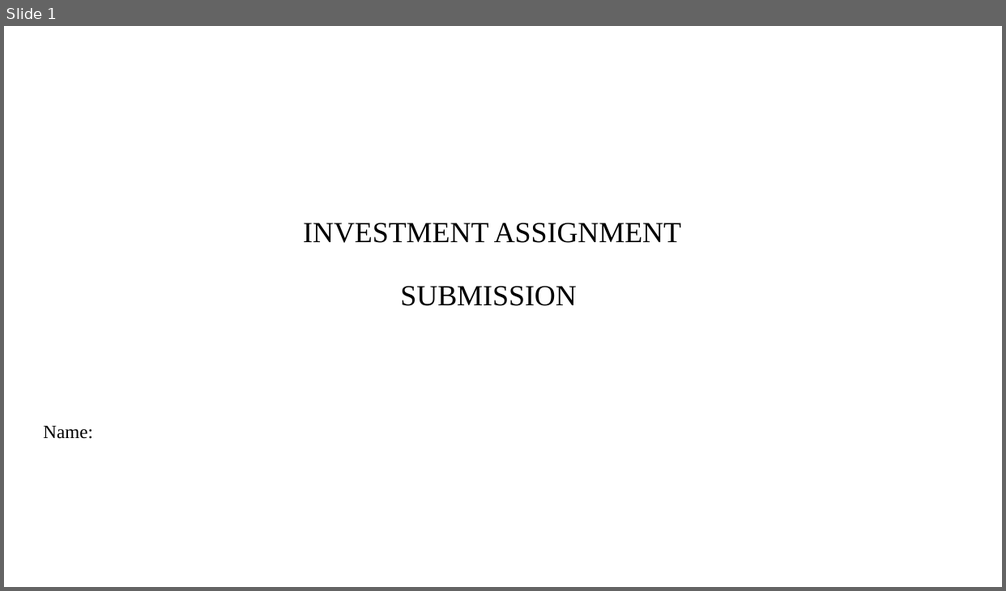
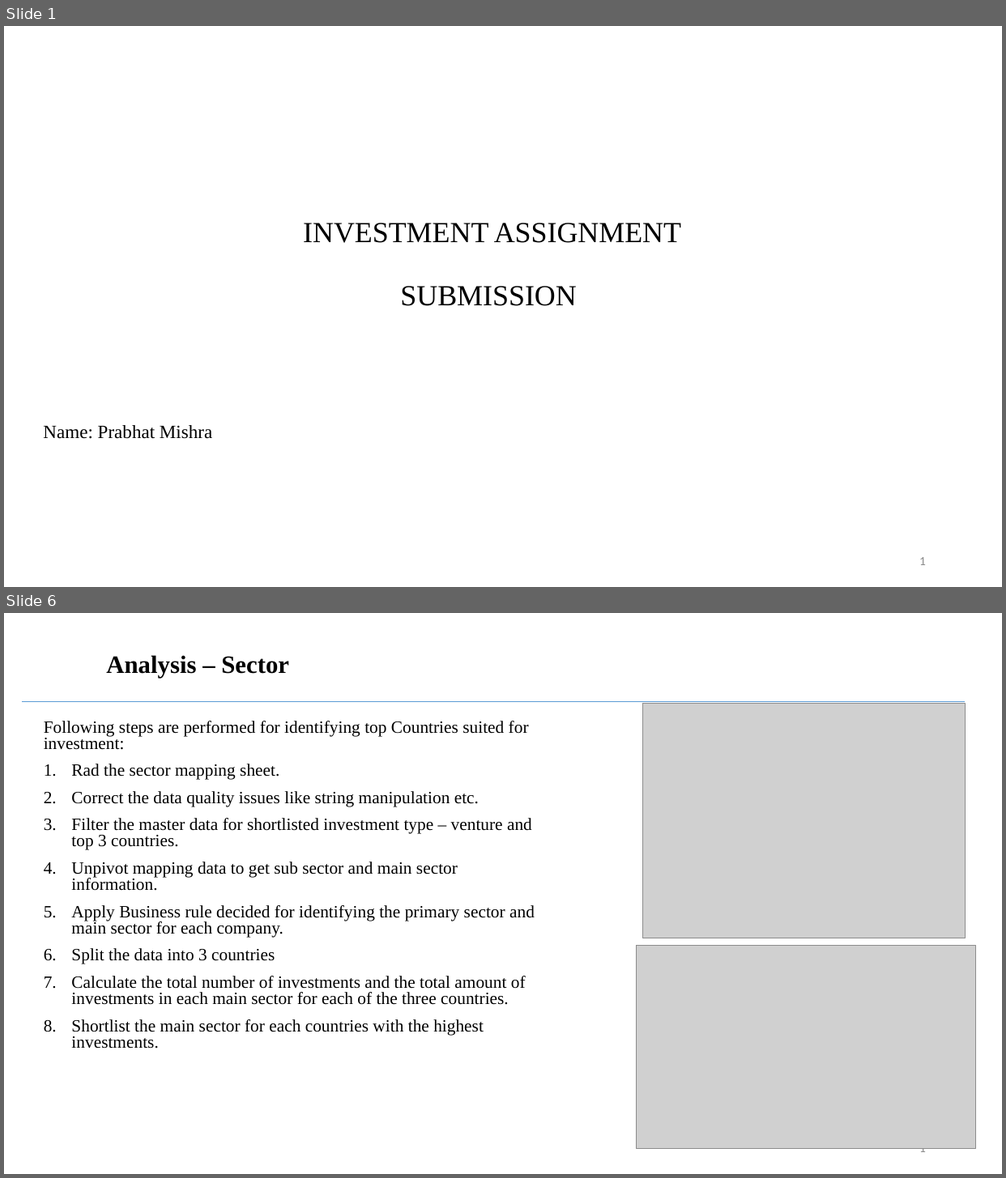
Before and after one commit to prabhatm0307/ai-ml, a slide deck: 2. Stats Essentials/2.Investment Assignment/INVEST.pptx. Shown one above the other, each under a label of ours: slide 1 before the commit, slides 1 and 6 after it; the slides between them are not shown. The pictures are 1006x591 and 1006x1178 pixels, drawn with LibreOffice and Linux fonts; fonts in the diff are those of the drawing; grey boxes stand for pictures; background and template pictures are left out. Boxes give left, top, right and bottom in pixels: in the first picture for what was removed or moved away, otherwise in the second. Text is boxed around its words. In the diff, an @@ line names an element or a change of style, - is before the commit and + after.

```diff
--- a/2. Stats Essentials/2.Investment Assignment/INVEST.pptx
+++ b/2. Stats Essentials/2.Investment Assignment/INVEST.pptx
@@ slide 6 added at (4,613,1002,1174), background #FFFFFF @@
@@ title added at (106,655,289,678), 24 pt, text #000000, bold @@
+Analysis – Sector
@@ line added from (22, 702) to (965, 702), #5B9BD5 0.5 pt @@
@@ picture added at (642,704,965,938) @@
@@ text added at (44,721,535,1049), 16.6 pt, text #000000 @@
+Following steps are performed for identifying top Countries suited for investment:
+1. Rad the sector mapping sheet.
+2. Correct the data quality issues like string manipulation etc.
+3. Filter the master data for shortlisted investment type – venture and top 3 countries.
+4. Unpivot mapping data to get sub sector and main sector information.
+5. Apply Business rule decided for identifying the primary sector and main sector for each company.
+6. Split the data into 3 countries
+7. Calculate the total number of investments and the total amount of investments in each main sector for each of the three countries.
+8. Shortlist the main sector for each countries with the highest investments.
@@ picture added at (636,946,976,1149) @@
@@ text added at (919,1148,926,1157), 12 pt, text #8C8C8C @@
+1
@@ slide 1 changed as well @@
@@ subtitle at (43,425,212,439): text changed @@
-Name:
+Name: Prabhat Mishra
@@ page number added at (919,557,926,565), 12 pt, text #8C8C8C @@
+1
```
Also in this commit, not shown: 6 other slides added, 9 slides removed, 6 other files.
